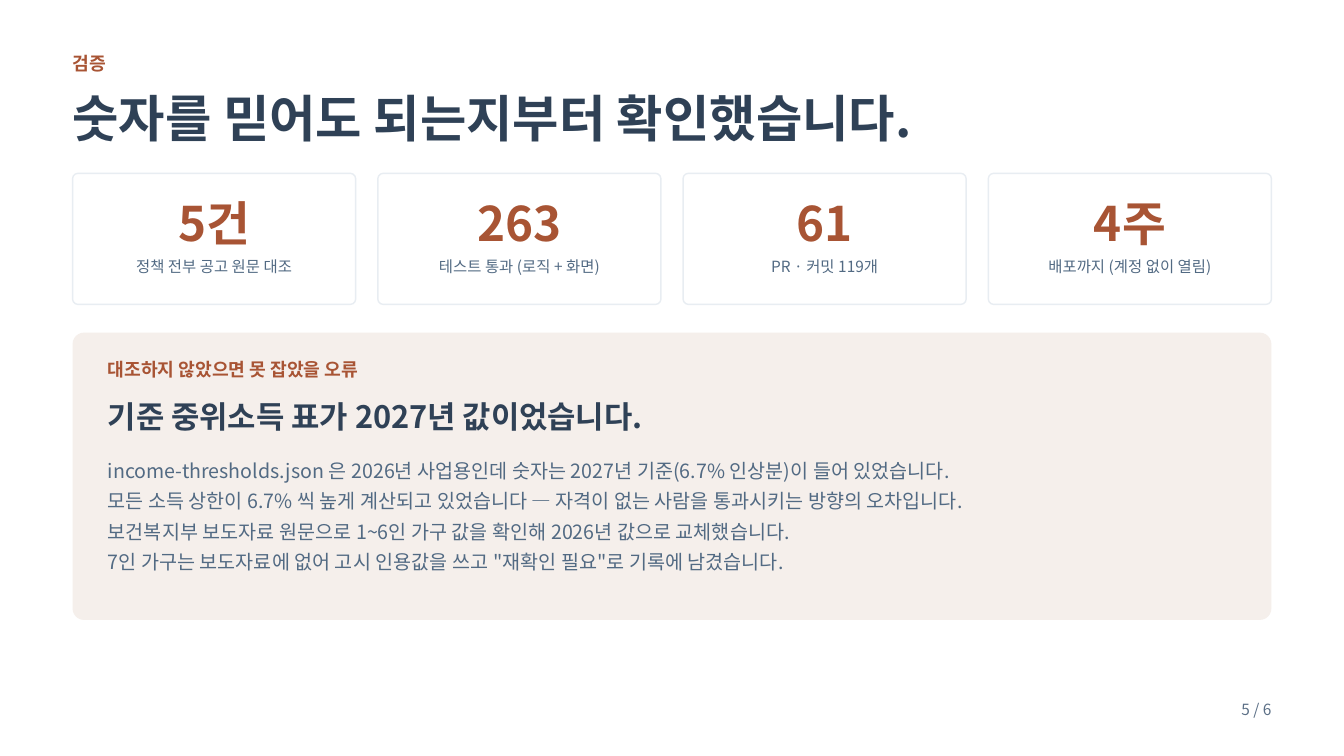
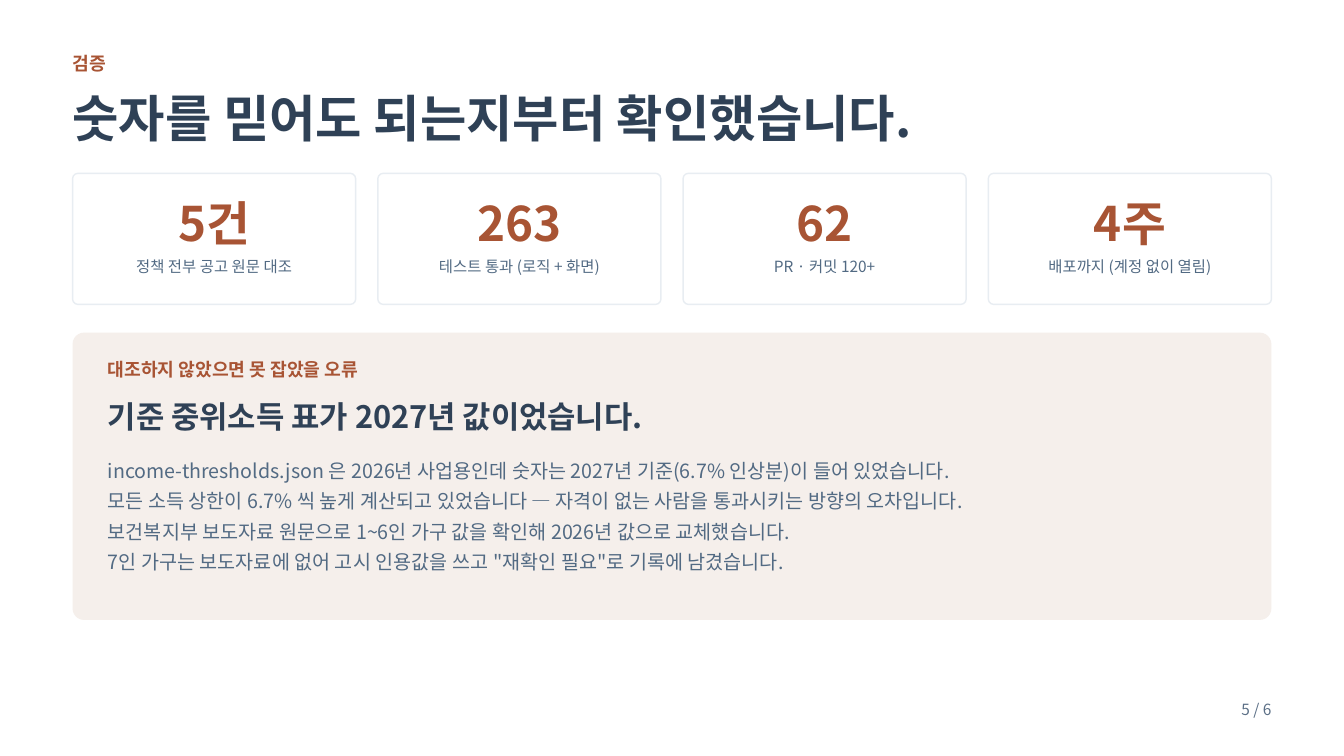
Before and after one commit to Campus-AX-Ton-wku/Wonvengers, a slide deck: slide 5 of docs/발표/Perky_IR덱.pptx. Drawn at 1344x756 pixels with LibreOffice and Linux fonts; fonts in the diff are those of the drawing. Boxes give left, top, right and bottom in pixels: in the first picture for what was removed or moved away, otherwise in the second. Text is boxed around its words. In the diff, an @@ line names an element or a change of style, - is before the commit and + after.

Commit message:
docs: 덱 커밋 수를 '120+' 로 — 정확한 숫자는 고치는 커밋 때문에 또 어긋난다

```diff
--- a/docs/발표/Perky_IR덱.pptx
+++ b/docs/발표/Perky_IR덱.pptx
@@ text at [797, 205, 853, 242]: text changed @@
-61
+62
@@ text at [774, 259, 875, 273]: text changed @@
-PR · 커밋 119개
+PR · 커밋 120+
```
Also in this commit, not shown: 1 other file.
